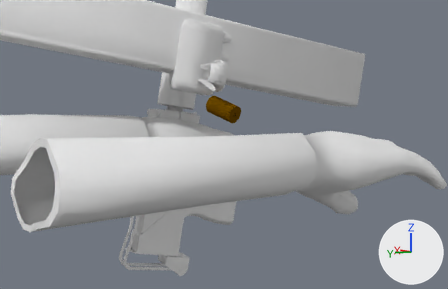
Two versions of the Blender file Joshua-Boo-Boos Mac-10 Mod/Mac-10.blend, one commit apart.
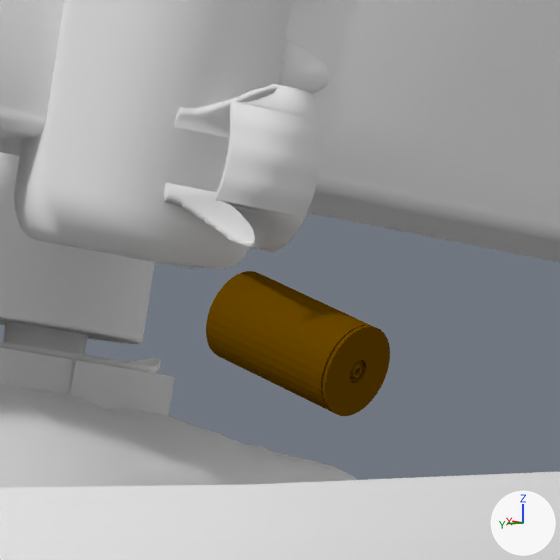
Each version appears first from a 50 mm camera at (-6.87, 4.53, -0.04) aimed at (4.79, -3.18, -1.32), and next in a close-up on the part from 37% to 61% of the width and 15% to 52% of the height. Lighting does not change. The marker at lower right points along +X, +Y and +Z.

In view in the first close-up: 'Bolt', 'Bullet', 'Charging Handle', 'Hands.001', 'Mac-10', 'Magazine'.
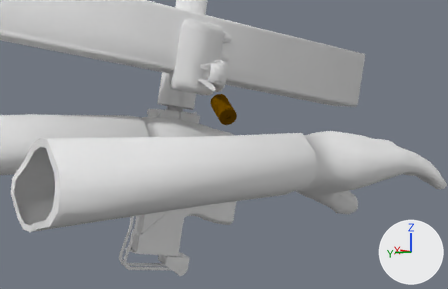
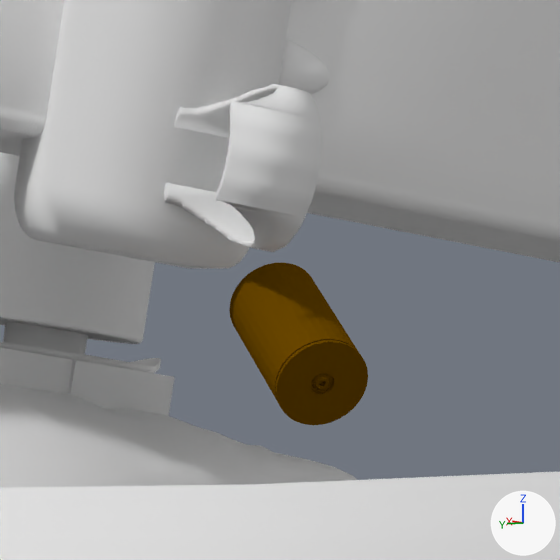
Commit message: I updated the Mac-10.

Diff of the bpy script that builds the scene:
```diff
--- a/Joshua-Boo-Boos Mac-10 Mod/Mac-10.blend.py
+++ b/Joshua-Boo-Boos Mac-10 Mod/Mac-10.blend.py
@@ ob_bullet @@
 ob_bullet.location = (4.855, -3.21, -0.531)
-ob_bullet.rotation_euler = (-0.106, -0.545, -0.319)  # degrees (-6.1, -31, -18)
+ob_bullet.rotation_euler = (-1.166, -1.052, -0.417)  # degrees (-67, -60, -24)
 ob_bullet.scale = (1.81, 1.81, 1.81)
```

Boxes [x1, y1, x2, y2] around the edits, measured in the close-ups (560 x 560 px):
'Bullet', turned
    before: [206, 271, 390, 416]
    after: [229, 262, 368, 425]
